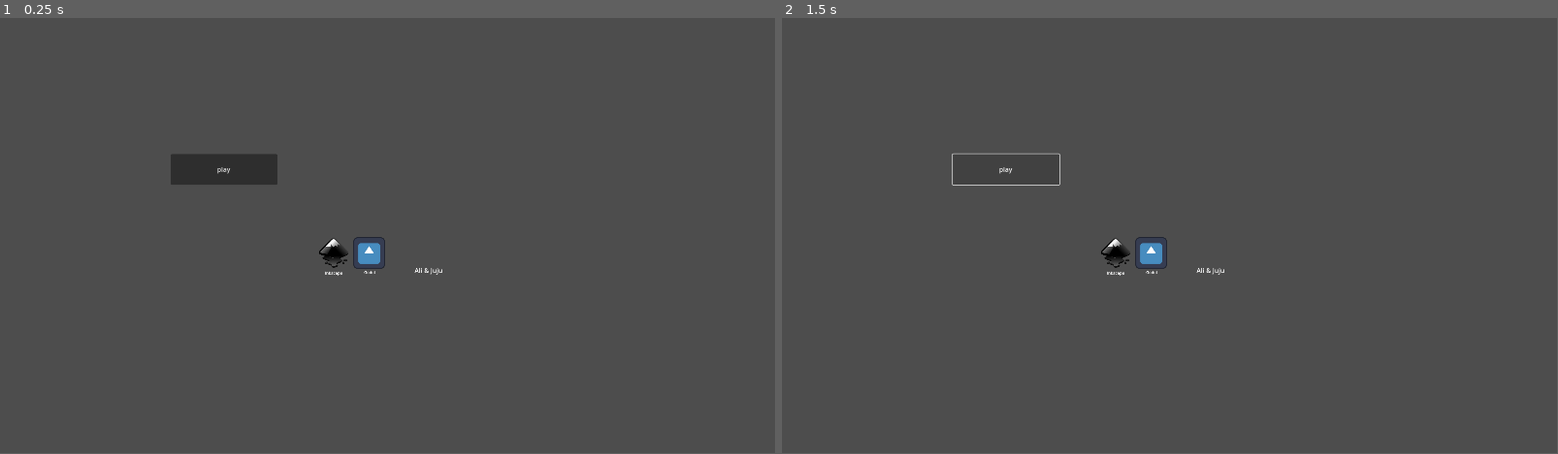
Above: before the commit, frames 1-2 (left to right).
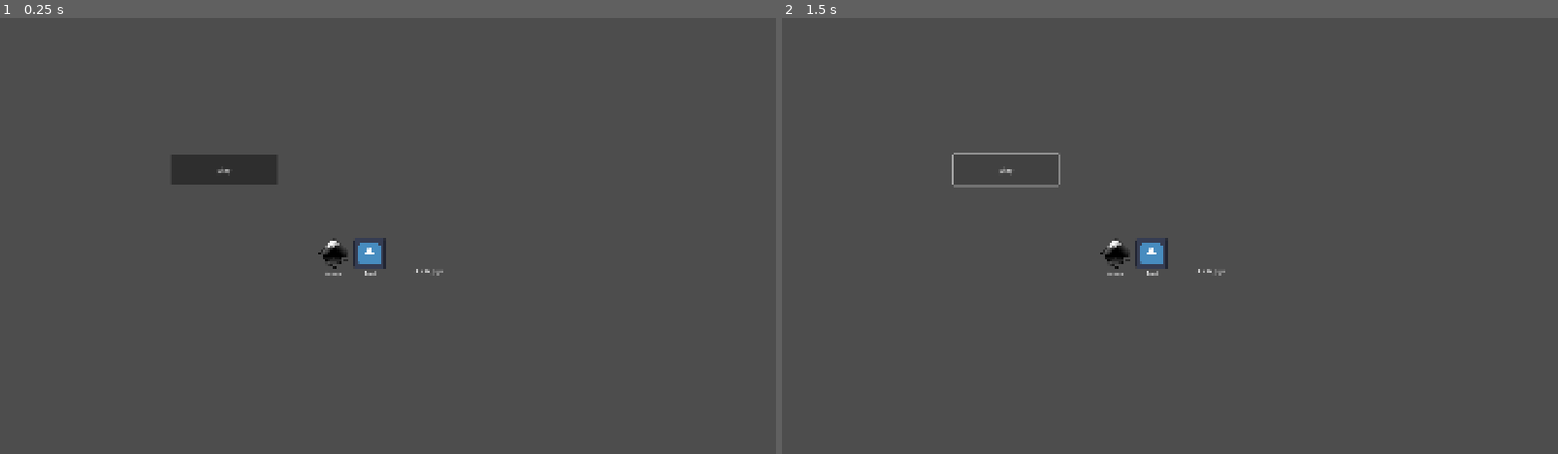
Above: after the commit, the same moments.

Repository: Juju-brz/GDVJ
Game: Godot game, scene res://menus.tscn
Same seed, same stepped clock (60 frames per second), same inputs: the game is played once before the commit and once after it. The project has no main scene, so this scene is started directly. The engine's default icon, where the game draws it, is replaced by a stand-in: a white triangle on a blue panel in a dark square.
Inputs:
- Up to frame 1 (0.25 s): no input
- Up to frame 2 (1.5 s): click "play" at 0.5 s; click "play" at 1.25 s
In our replay, the window is 799x449 before the commit and 800x450 after it. These sizes can differ from the game's own. Grey fills any space a smaller window leaves; there, only what the larger window draws over its background counts as a difference.

The runs differ from the first frame. In frame 1, 0.2% of the frame differs, in the area x 28-58%, y 34-60%; in frame 2, 0.3%, in the area x 21-58%, y 30-60%.

Commit message:
scene for UI go import to use

Diff:
--- /dev/null
+++ b/UI/UI.tscn
@@ -0,0 +1,82 @@
+[gd_scene load_steps=4 format=3 uid="uid://cgw5hdy3h13ff"]
+
+[ext_resource type="Script" uid="uid://dopbw671o2emm" path="res://code_edit.gd" id="1_dhe1o"]
+[ext_resource type="Texture2D" uid="uid://cwr75hikdjaj7" path="res://play.svg" id="2_q0uhn"]
+
+[sub_resource type="SyntaxHighlighter" id="SyntaxHighlighter_e707p"]
+
+[node name="Control" type="Control"]
+z_index = 5
+layout_mode = 3
+anchors_preset = 0
+offset_right = 1924.0
+offset_bottom = 1080.0
+
+[node name="VBoxContainer" type="VBoxContainer" parent="."]
+layout_mode = 1
+anchors_preset = -1
+anchor_left = 0.907
+anchor_top = 0.035
+anchor_right = 0.977
+anchor_bottom = 0.058
+offset_left = -309.0
+offset_bottom = 228.0
+grow_horizontal = 0
+
+[node name="Label2" type="Label" parent="VBoxContainer"]
+layout_mode = 2
+text = "Duplication"
+
+[node name="HSlider" type="HSlider" parent="VBoxContainer"]
+layout_mode = 2
+max_value = 50.0
+
+[node name="Button" type="Button" parent="VBoxContainer"]
+visible = false
+layout_mode = 2
+text = "Animation"
+
+[node name="Label" type="Label" parent="VBoxContainer"]
+layout_mode = 2
+text = "RADIUS"
+
+[node name="HSlider_spacing" type="HSlider" parent="VBoxContainer"]
+layout_mode = 2
+min_value = 50.0
+value = 50.0
+
+[node name="CodeEdit" type="CodeEdit" parent="."]
+layout_mode = 0
+offset_left = 38.0
+offset_top = 86.0
+offset_right = 521.0
+offset_bottom = 1040.0
+text = "shader_type canvas_item;
+
+void fragment() {
+    vec3 color = vec3(1.0, 1.0, 1.0);
+    COLOR = vec4(color, 1.0);
+}"
+syntax_highlighter = SubResource("SyntaxHighlighter_e707p")
+highlight_all_occurrences = true
+highlight_current_line = true
+script = ExtResource("1_dhe1o")
+
+[node name="Button" type="Button" parent="CodeEdit"]
+layout_mode = 1
+anchors_preset = 3
+anchor_left = 1.0
+anchor_top = 1.0
+anchor_right = 1.0
+anchor_bottom = 1.0
+offset_left = -83.0
+offset_top = -42.0
+grow_horizontal = 0
+grow_vertical = 0
+
+[node name="Play" type="Sprite2D" parent="CodeEdit/Button"]
+position = Vector2(21.5, 22.135)
+scale = Vector2(0.15, 0.15)
+texture = ExtResource("2_q0uhn")
+
+[connection signal="pressed" from="CodeEdit/Button" to="CodeEdit" method="_on_button_pressed"]
--- a/baseScene.tscn
+++ b/baseScene.tscn
@@ -1,91 +1,20 @@
-[gd_scene load_steps=7 format=3 uid="uid://bp8w6tlng3j86"]
+[gd_scene load_steps=4 format=3 uid="uid://bp8w6tlng3j86"]
 
 [ext_resource type="Script" uid="uid://dnuhwquuowlht" path="res://scripts/mainScript.gd" id="1_u2bk3"]
-[ext_resource type="Shader" uid="uid://dey07dsilauuk" path="res://shaderEmpty.gdshader" id="3_gb5ns"]
-[ext_resource type="Script" uid="uid://dopbw671o2emm" path="res://code_edit.gd" id="4_bgty4"]
-[ext_resource type="Texture2D" uid="uid://cwr75hikdjaj7" path="res://play.svg" id="5_6jx8c"]
+[ext_resource type="Shader" uid="uid://dey07dsilauuk" path="res://shaders/shaderEmpty.gdshader" id="3_gb5ns"]
 
 [sub_resource type="ShaderMaterial" id="ShaderMaterial_u2bk3"]
 shader = ExtResource("3_gb5ns")
-
-[sub_resource type="SyntaxHighlighter" id="SyntaxHighlighter_u2bk3"]
 
 [node name="Node2D" type="Node2D"]
 script = ExtResource("1_u2bk3")
 
 [node name="ColorRect" type="ColorRect" parent="."]
 material = SubResource("ShaderMaterial_u2bk3")
-offset_right = 1164.0
-offset_bottom = 674.0
+offset_right = 1931.0
+offset_bottom = 1073.0
 color = Color(1, 1, 1, 0.3529412)
 
 [node name="Square" type="Sprite2D" parent="."]
 position = Vector2(576, 420)
 scale = Vector2(0.63, 0.63)
-
-[node name="Control" type="Control" parent="."]
-layout_mode = 3
-anchors_preset = 0
-offset_right = 40.0
-offset_bottom = 40.0
-
-[node name="VBoxContainer" type="VBoxContainer" parent="Control"]
-layout_mode = 0
-offset_left = 809.0
-offset_top = 26.0
-offset_right = 1118.0
-offset_bottom = 254.0
-
-[node name="Label2" type="Label" parent="Control/VBoxContainer"]
-layout_mode = 2
-text = "Duplication"
-
-[node name="HSlider" type="HSlider" parent="Control/VBoxContainer"]
-layout_mode = 2
-max_value = 50.0
-
-[node name="Button" type="Button" parent="Control/VBoxContainer"]
-visible = false
-layout_mode = 2
-text = "Animation"
-
-[node name="Label" type="Label" parent="Control/VBoxContainer"]
-layout_mode = 2
-text = "RADIUS"
-
-[node name="HSlider_spacing" type="HSlider" parent="Control/VBoxContainer"]
-layout_mode = 2
-min_value = 50.0
-value = 50.0
-
-[node name="CodeEdit" type="CodeEdit" parent="Control"]
-layout_mode = 0
-offset_left = 38.0
-offset_top = 86.0
-offset_right = 429.0
-offset_bottom = 608.0
-text = "shader_type canvas_item;
-
-void fragment() {
-    vec3 color = vec3(1.0, 1.0, 1.0);
-    COLOR = vec4(color, 1.0);
-}"
-syntax_highlighter = SubResource("SyntaxHighlighter_u2bk3")
-highlight_all_occurrences = true
-highlight_current_line = true
-script = ExtResource("4_bgty4")
-
-[node name="Button" type="Button" parent="Control/CodeEdit"]
-layout_mode = 0
-offset_left = 305.0
-offset_top = 478.0
-offset_right = 388.0
-offset_bottom = 520.0
-
-[node name="Play" type="Sprite2D" parent="Control/CodeEdit/Button"]
-position = Vector2(21.5, 22.135)
-scale = Vector2(0.15, 0.15)
-texture = ExtResource("5_6jx8c")
-
-[connection signal="value_changed" from="Control/VBoxContainer/HSlider" to="." method="_on_h_slider_value_changed"]
-[connection signal="pressed" from="Control/CodeEdit/Button" to="Control/CodeEdit" method="_on_button_pressed"]
--- a/project.godot
+++ b/project.godot
@@ -18,6 +18,7 @@
 
 window/size/viewport_width=1920
 window/size/viewport_height=1080
+window/stretch/mode="canvas_items"
 
 [input]
 
--- a/templates/01_Superpositions_géométriques.tscn
+++ b/templates/01_Superpositions_géométriques.tscn
@@ -1,9 +1,10 @@
-[gd_scene load_steps=6 format=3 uid="uid://qywxpr5vvcjj"]
+[gd_scene load_steps=7 format=3 uid="uid://qywxpr5vvcjj"]
 
 [ext_resource type="PackedScene" uid="uid://bp8w6tlng3j86" path="res://baseScene.tscn" id="1_qwknm"]
 [ext_resource type="Script" uid="uid://c4hfbx71iow0l" path="res://templates/01_Superpositions_Géometriques_MainScript.gd" id="1_um0o5"]
 [ext_resource type="Shader" uid="uid://b0jcj53b5croi" path="res://templates/persianPattern.gdshader" id="2_dlh1b"]
 [ext_resource type="Texture2D" uid="uid://ccad0eu6urbi4" path="res://Svg/Squarewhite2.svg" id="3_qwknm"]
+[ext_resource type="PackedScene" uid="uid://cgw5hdy3h13ff" path="res://UI/UI.tscn" id="5_dlh1b"]
 
 [sub_resource type="ShaderMaterial" id="ShaderMaterial_m48li"]
 resource_local_to_scene = true
@@ -40,26 +41,7 @@
 offset_bottom = 1225.0
 color = Color(1, 1, 1, 0)
 
-[node name="Control" parent="." index="3"]
-z_index = 5
-
-[node name="VBoxContainer" parent="Control" index="0"]
-offset_left = 1542.0
-offset_top = 67.0
-offset_right = 1851.0
-offset_bottom = 295.0
-
-[node name="CodeEdit" parent="Control" index="1"]
-offset_left = 74.0
-offset_top = 47.0
-offset_right = 602.0
-offset_bottom = 1013.0
-
-[node name="Button" parent="Control/CodeEdit" index="6"]
-offset_left = 423.0
-offset_top = 907.0
-offset_right = 506.0
-offset_bottom = 949.0
+[node name="Control" parent="." index="3" instance=ExtResource("5_dlh1b")]
 
 [node name="BG_For_Controls" type="ColorRect" parent="." index="4"]
 visible = false
